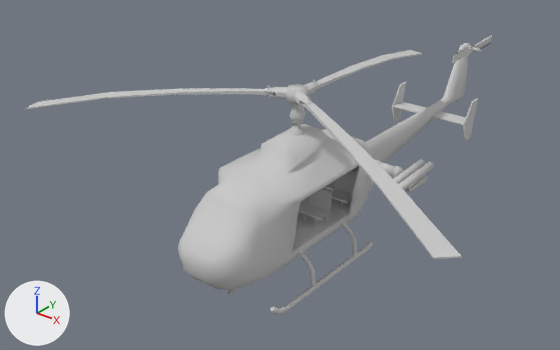
Two versions of the FBX model ProyectoUnityVJ/Assets/FBX/DesertTrack/Vehicles/Helicopter v1.FBX, one commit apart.
Rendered twice from a camera (50 mm lens) standing at (4.69, -7.66, 3.77) and looking at (-0.63, -1.01, -0.36). Lighting does not change. The marker at lower left points along +X, +Y and +Z. Where no turn or scale is listed for an object, it has been applied to the vertices.
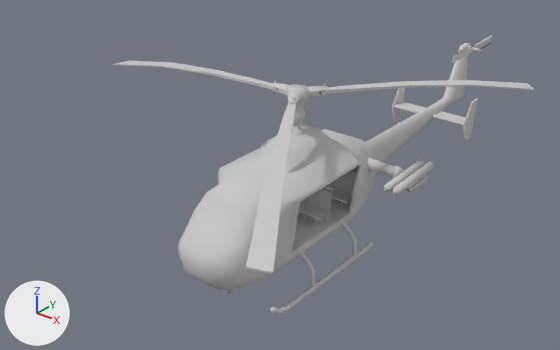
Where the change shows, as pixel boxes (x1, y1, x2, y2) in the pictures (560 x 350 px):
'Box094', moved
    before: (303, 102, 462, 259)
    after: (114, 61, 278, 91)
'Box095', moved
    before: (315, 50, 423, 89)
    after: (246, 102, 297, 274)
'Box093', moved
    before: (25, 88, 274, 109)
    after: (319, 80, 535, 94)
'Box056', moved
    before: (264, 87, 287, 98)
    after: (308, 86, 329, 98)
'Box005', moved
    before: (294, 92, 312, 108)
    after: (271, 83, 289, 96)
'Box057', moved
    before: (304, 82, 318, 95)
    after: (288, 91, 300, 106)

What the commit changed:
In object 'Box094' (ob_box094), parent goes from ob_paletas to ob_helices.
Object 'Box094' (ob_box094) moves from (52.27, -59.76, 8.008) to (53.7, -33.21, 1.515).
In object 'Box095' (ob_box095), parent goes from ob_paletas to ob_helices.
Object 'Box095' (ob_box095) moves from (-4.342, 35.89, 7.927) to (-2.919, 62.44, 1.433).
In object 'Box056' (ob_box056), parent goes from ob_paletas to ob_helices.
Object 'Box056' (ob_box056) moves from (-6.874, -29.52, 6.646) to (-5.452, -2.97, 0.153).
In object 'Box005' (ob_box005), parent goes from ob_paletas to ob_helices.
Object 'Box005' (ob_box005) moves from (4.001, -30.38, 6.493) to (5.424, -3.832, 0.0).
Object 'Box057' (ob_box057) moves from (-1.053, -20.37, 6.641) to (0.369, 6.176, 0.147).
In object 'Box093' (ob_box093), parent goes from ob_paletas to ob_helices.
Object 'Box093' (ob_box093) moves from (-56.13, -57.29, 8.175) to (-54.71, -30.74, 1.682).
Object 'Helices' (ob_helices) is new.
Its location is (-0.0361, -1.456, 0.924).
Its rotation in degrees is (0, 0, -152).
Its scale is (0.0254, 0.0254, 0.0254).
